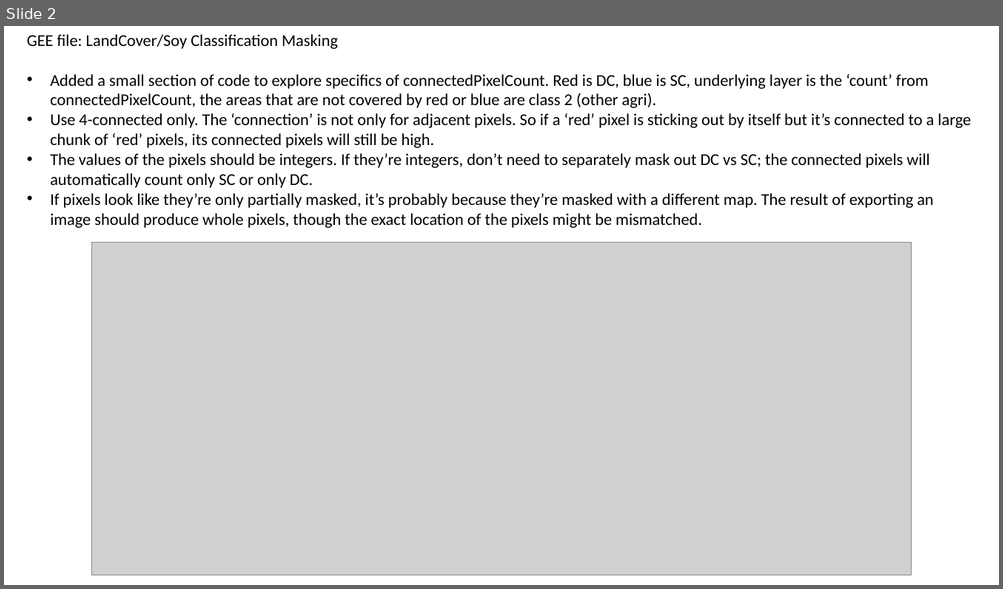
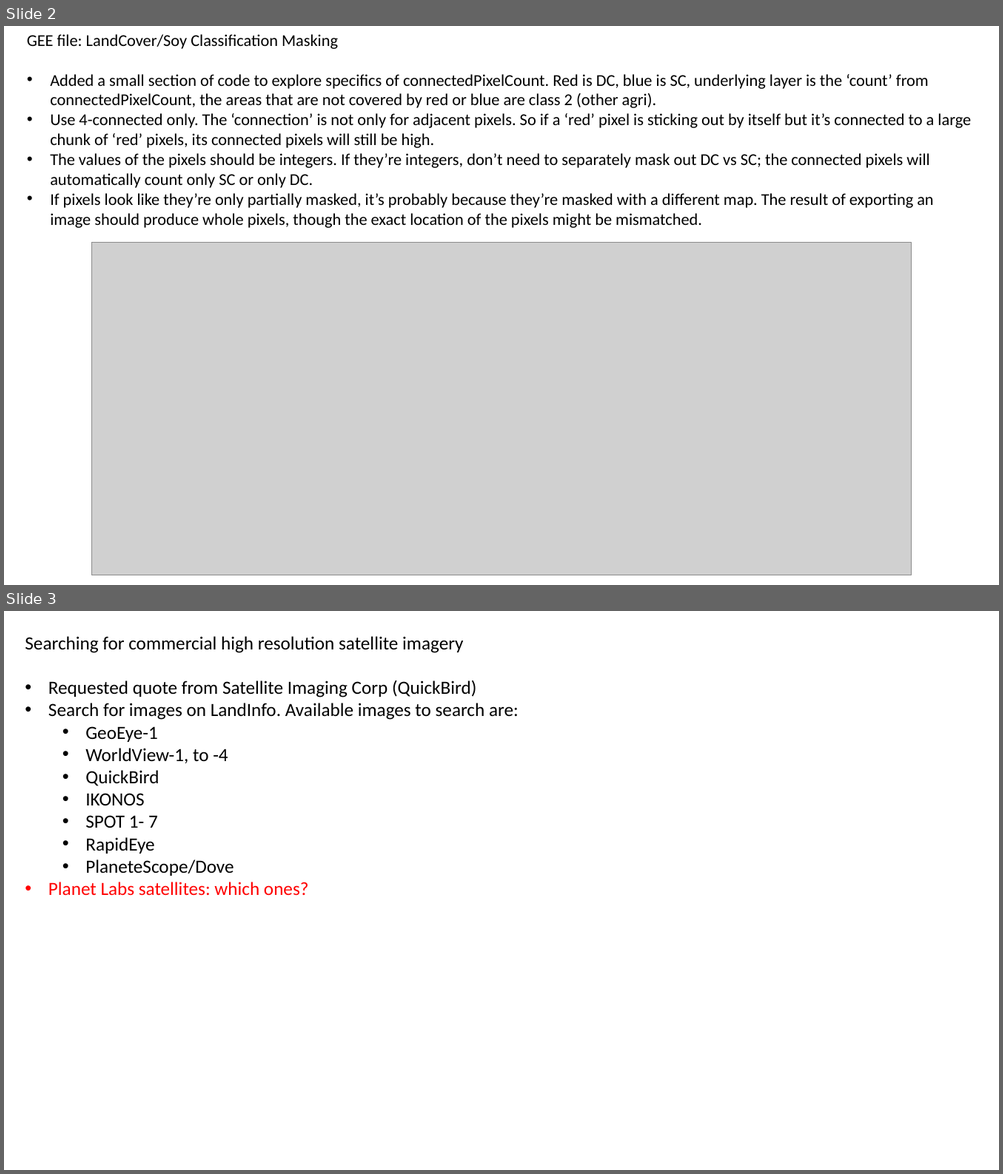
Before and after one commit to minghui-zhang/Meeting, a slide deck: January 31 2019.pptx. Shown one above the other, each under a label of ours: slide 2 before the commit, slides 2 and 3 after it. The pictures are 1003x589 and 1003x1174 pixels, drawn with LibreOffice and Linux fonts; fonts in the diff are those of the drawing; grey boxes stand for pictures. Boxes give left, top, right and bottom in pixels: in the first picture for what was removed or moved away, otherwise in the second. Text is boxed around its words. In the diff, an @@ line names an element or a change of style, - is before the commit and + after.

Commit message:
jan 22

```diff
--- a/January 31 2019.pptx
+++ b/January 31 2019.pptx
@@ slide 3 added at [4, 611, 999, 1170], background #FFFFFF @@
@@ text added at [25, 636, 518, 896], 18 pt, text #000000 @@
+Searching for commercial high resolution satellite imagery
+• Requested quote from Satellite Imaging Corp (QuickBird)
+• Search for images on LandInfo. Available images to search are:
+  • GeoEye-1
+  • WorldView-1, to -4
+  • QuickBird
+  • IKONOS
+  • SPOT 1- 7
+  • RapidEye
+  • PlaneteScope/Dove
+• Planet Labs satellites: which ones?
```
